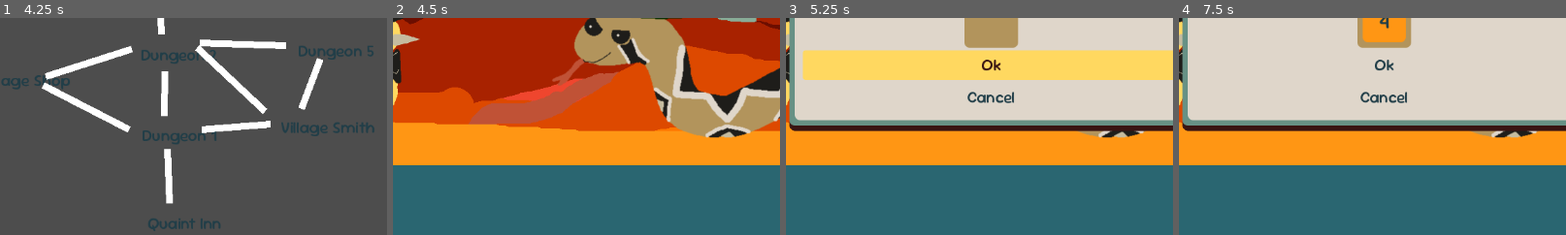
Above: before the commit, frames 1-4 (left to right).
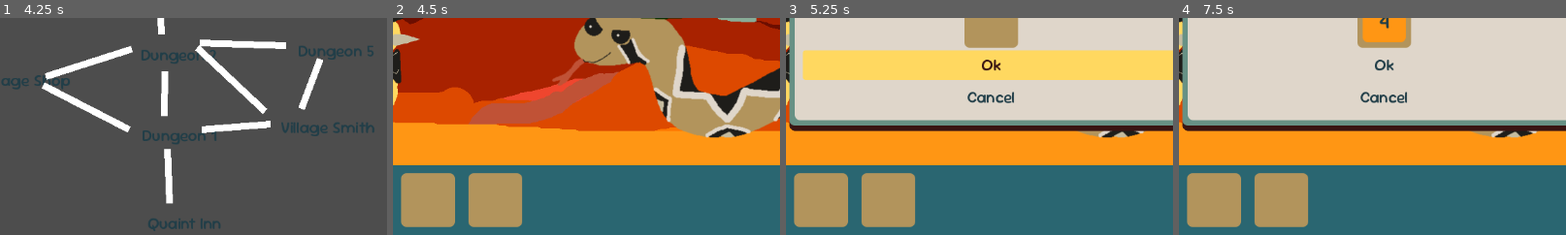
Above: after the commit, the same moments.

Repository: maryilewis/dice-game
Game: Godot game, scene res://main/main.tscn
Two runs of this game, one before a commit and one after it. Both use one fixed random seed, a clock stepped at 60 frames per second and the inputs below.
Inputs (mouse positions are % of the whole screen's width and height, from its top left):
- Up to frame 1 (4.25 s): click "Ice Queen's Castle" at 0.5 s; click "Mountain Monestary" at 1.25 s; click "Mountain shop" at 2 s; click "Mountain Smith" at 2.75 s; click "Wandering Trader" at 3.5 s
- Up to frame 2 (4.5 s): click "Dungeon 1" at 4.25 s
- Up to frame 3 (5.25 s): click (16, 10) at 5.02 s
- Up to frame 4 (7.5 s): click "Ok" at 5.75 s; click "Ok" at 6.5 s; click "4" at 7.25 s
The pictures show only the part of the screen within x 26-76%, y 50-100%; the shares and areas given below are measured in that part.

Frame 1 is identical in both runs. In frame 2, 6.9% of the frame differs, in the area x 2-34%, y 71-97%; in frame 3, 6.9%; in frame 4, 6.9%.

Commit message:
good progress on doing attacks; need to work on enemy ui and behavior

Diff:
--- a/abilities/basic_damage_ability.gd
+++ b/abilities/basic_damage_ability.gd
@@ -19,6 +19,6 @@
 func _execute_on_targets(_targets: Array, dice_values: Array):
 	var damage = 0
 	for die in dice_values:
-		damage += dice_values
+		damage += die
 	for target in targets:
 		target.take_damage(damage + modifier)
--- a/characters/player/player.gd
+++ b/characters/player/player.gd
@@ -11,6 +11,12 @@
 var max_banked_dice: int = 5
 
 var location # TODO - where on he map are you?
+
+
+func _ready():
+	change_hp(30)
+	change_hp_max(30)
+
 
 # TODO - outside player?
 func day_tick():
--- a/locations/dungeon_visual.gd
+++ b/locations/dungeon_visual.gd
@@ -35,6 +35,17 @@
 	visible_ability_summary.set_ability(ability)
 	visible_ability_summary.die_removed.connect(_on_die_returned)
 	visible_ability_summary.close_requested.connect(_close_ability_summary)
+	visible_ability_summary.ability_activated.connect(_activate_ability.bind(visible_ability_summary))
+
+
+func _activate_ability(ability_summary: AbilitySummary):
+	ability_summary.ability.execute(ability_summary.get_die_values())
+	visible_ability_summary.queue_free()
+	dice = []
+	for child: IndividualDie in %DiceContainer.get_children():
+		if child.value != null:
+			dice.append(child.value)
+	# TODO update corresponding list item to reflect that an ability has been used
 
 
 func _close_ability_summary():
@@ -55,6 +66,7 @@
 
 
 func _on_turn_start():
+	# TODO reset all abilities
 	var num_to_roll = min(player.num_dice, player.max_banked_dice - len(dice))
 	for i in range(0, num_to_roll):
 		dice.append(randi_range(1, 6))
@@ -65,6 +77,11 @@
 		die.set_value(num)
 		%DiceContainer.add_child(die)
 		die.pressed.connect(_on_die_clicked.bind(die))
+	if len(dice) < player.max_banked_dice:
+		for i in range (len(dice), player.max_banked_dice):
+			var die: IndividualDie = DIE.instantiate()
+			%DiceContainer.add_child(die)
+			die.pressed.connect(_on_die_clicked.bind(die))
 
 
 func _on_die_returned(value: int):
--- a/locations/dungeon_visual.tscn
+++ b/locations/dungeon_visual.tscn
@@ -91,4 +91,6 @@
 position = Vector2(861, 368)
 texture = ExtResource("4_shdhk")
 
+[node name="Enemies" type="Node2D" parent="."]
+
 [connection signal="pressed" from="BottomOfScreen/EndTurnButton" to="." method="_on_end_turn_button_pressed"]
--- a/shared ui elements/ability summary/ability_summary.gd
+++ b/shared ui elements/ability summary/ability_summary.gd
@@ -3,6 +3,8 @@
 
 signal die_removed(int)
 signal close_requested
+signal ability_activated
+
 var ability: Ability
 
 
@@ -49,3 +51,9 @@
 
 func _on_cancel_button_pressed():
 	close_requested.emit()
+
+
+func _on_modal_ok_pressed():
+	var ok = ability.check_dice(get_die_values())
+	if ok:
+		ability_activated.emit()
--- a/shared ui elements/ability summary/ability_summary.tscn
+++ b/shared ui elements/ability summary/ability_summary.tscn
@@ -38,5 +38,6 @@
 size_flags_horizontal = 4
 
 [connection signal="cancel_pressed" from="Modal" to="." method="_on_cancel_button_pressed"]
+[connection signal="ok_pressed" from="Modal" to="." method="_on_modal_ok_pressed"]
 
 [editable path="Modal"]
